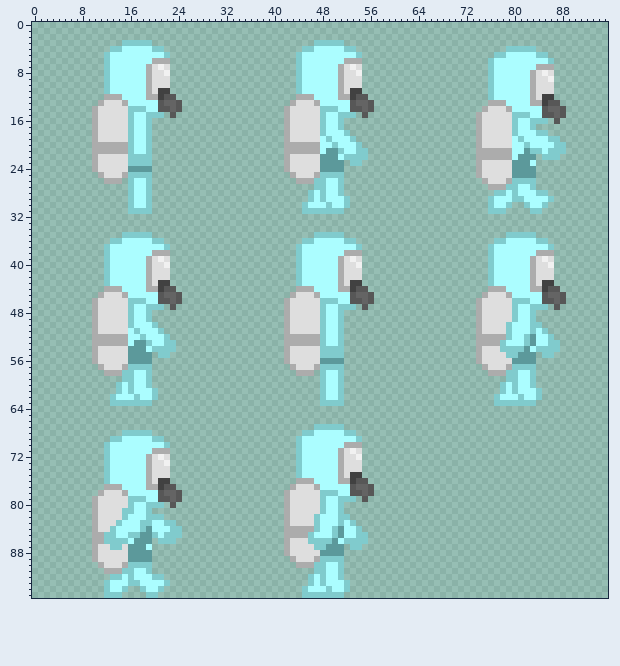
Edited in one commit: sprite sheet (The Beauty Planet/Assets/Art/Player/WalkRight.png). The picture above was drawn from the file before the commit.
The file is 96x96 pixels.
New version:
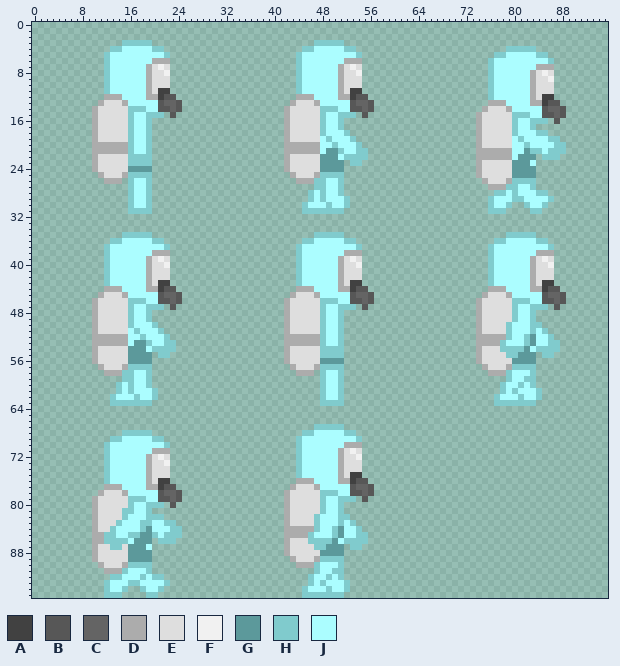
Palette (. is transparent): A #414141  B #575757  C #646464  D #acacac  E #dedede  F #f1f1f1  G #5c999b  H #80cbcd  J #abfdff
Diff:
The edit turns colour J into colour H in row 59 at x 82; in row 60 at x 81; in row 91 at x 50; in row 92 at x 18 and 49.
The edit turns colour H into colour J in rows 58 to 60 at x 80; in row 90 at x 48; in rows 91 to 92 at x 16 and 48.
